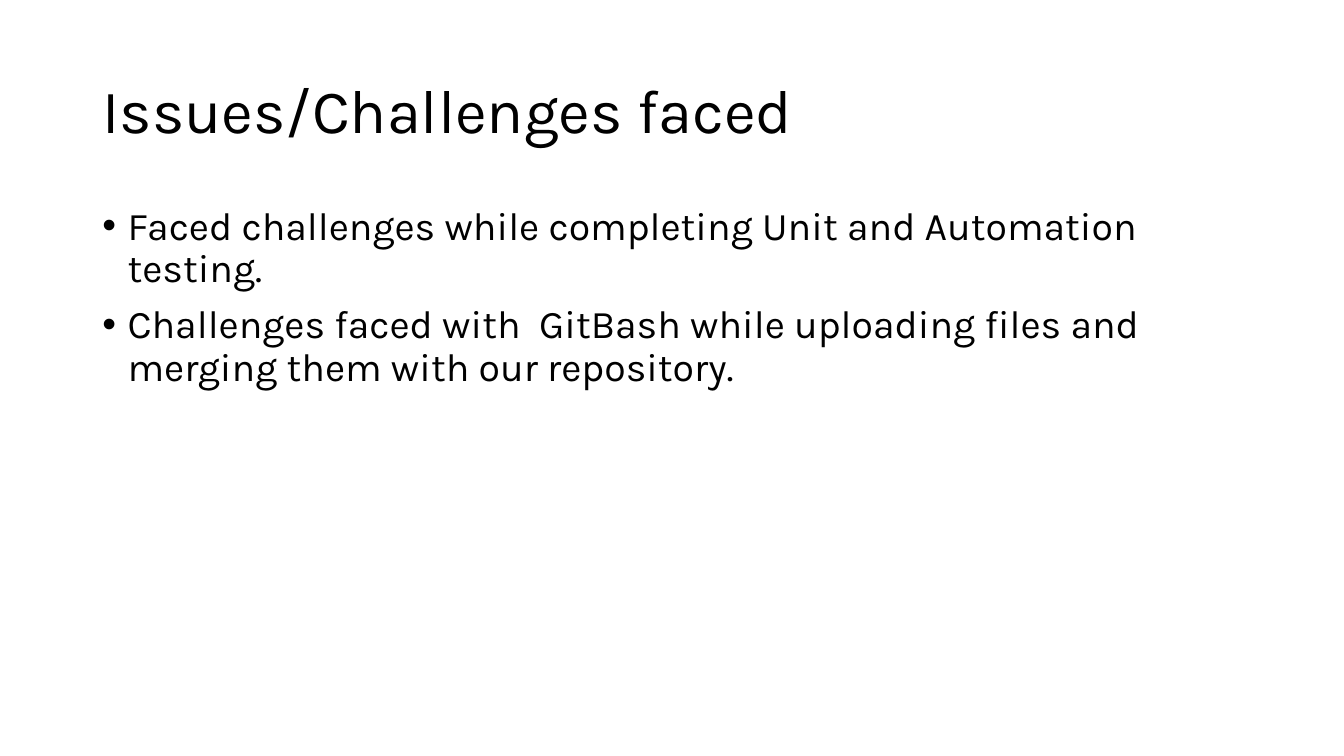
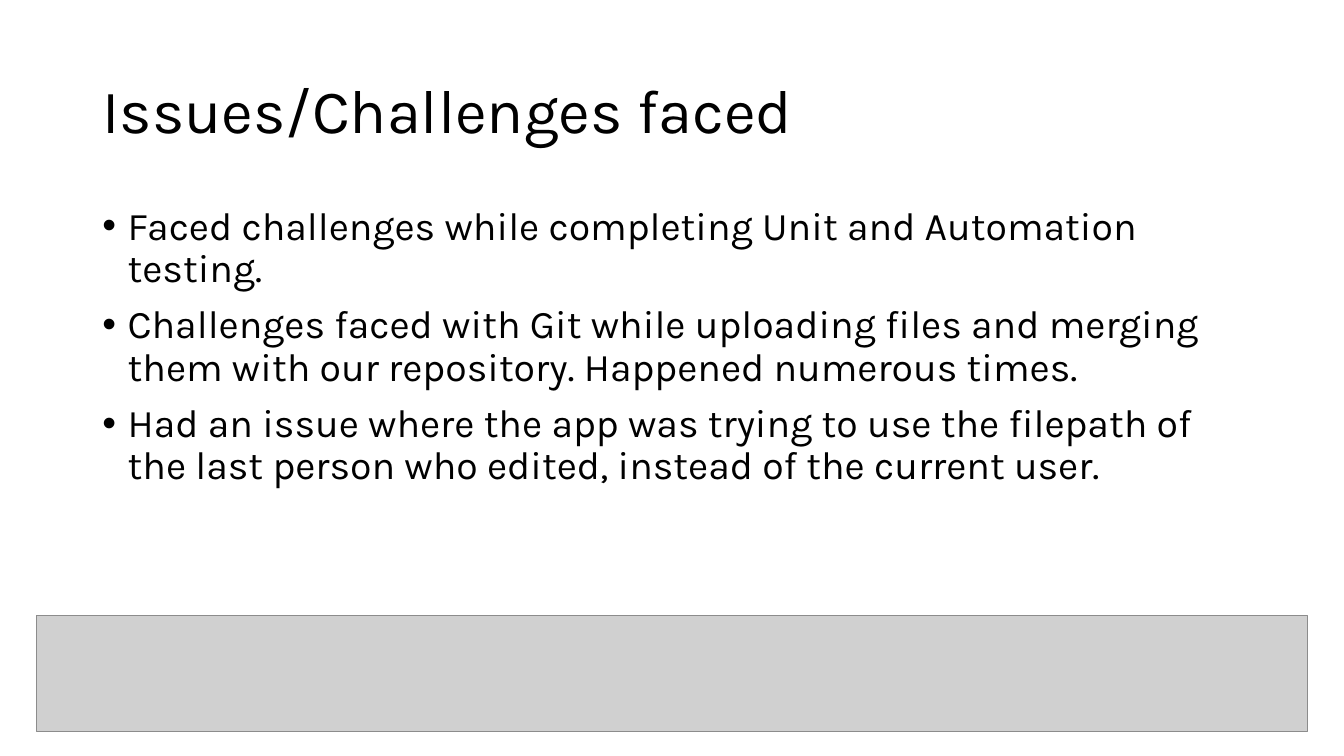
Before and after one commit to DavidSushames/LibraryApp, a slide deck: slide 18 of Presentation Slides.pptx (slide 13 before the commit). Drawn at 1344x756 pixels with LibreOffice and Linux fonts; fonts in the diff are those of the drawing; grey boxes stand for pictures. Boxes give left, top, right and bottom in pixels: in the first picture for what was removed or moved away, otherwise in the second. Text is boxed around its words. In the diff, an @@ line names an element or a change of style, - is before the commit and + after.

Commit message:
slides done

```diff
--- a/Presentation Slides.pptx
+++ b/Presentation Slides.pptx
@@ text at (128, 311, 1199, 489): text changed @@
-• Challenges faced with GitBash while uploading files and merging them with our repository.
+• Challenges faced with Git while uploading files and merging them with our repository. Happened numerous times.
+• Had an issue where the app was trying to use the filepath of the last person who edited, instead of the current user.
@@ picture added at (36, 616, 1308, 731) @@
```
Also in this commit, not shown: 13 other slides changed, 5 slides added, 55 other files.
